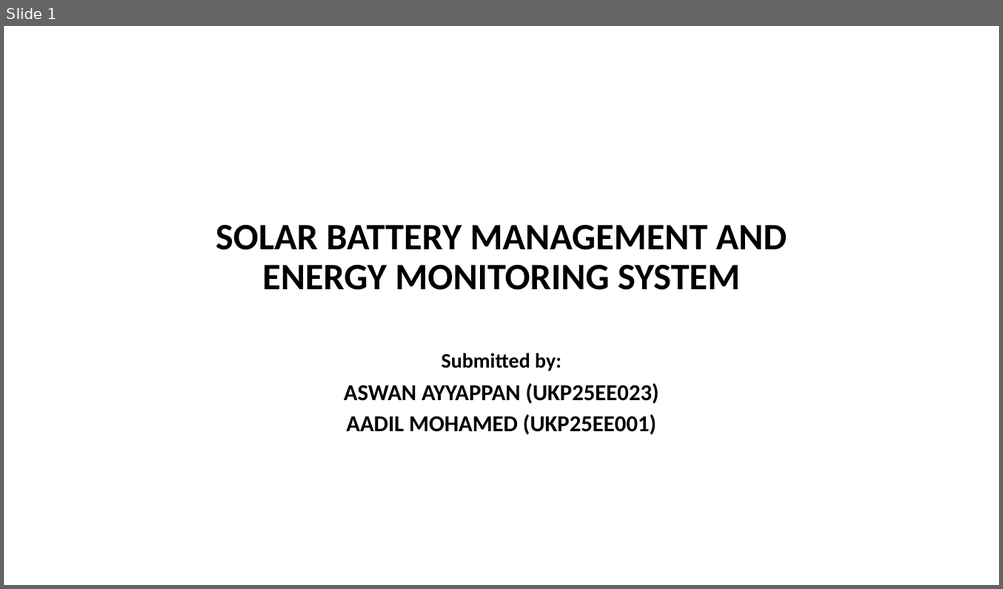
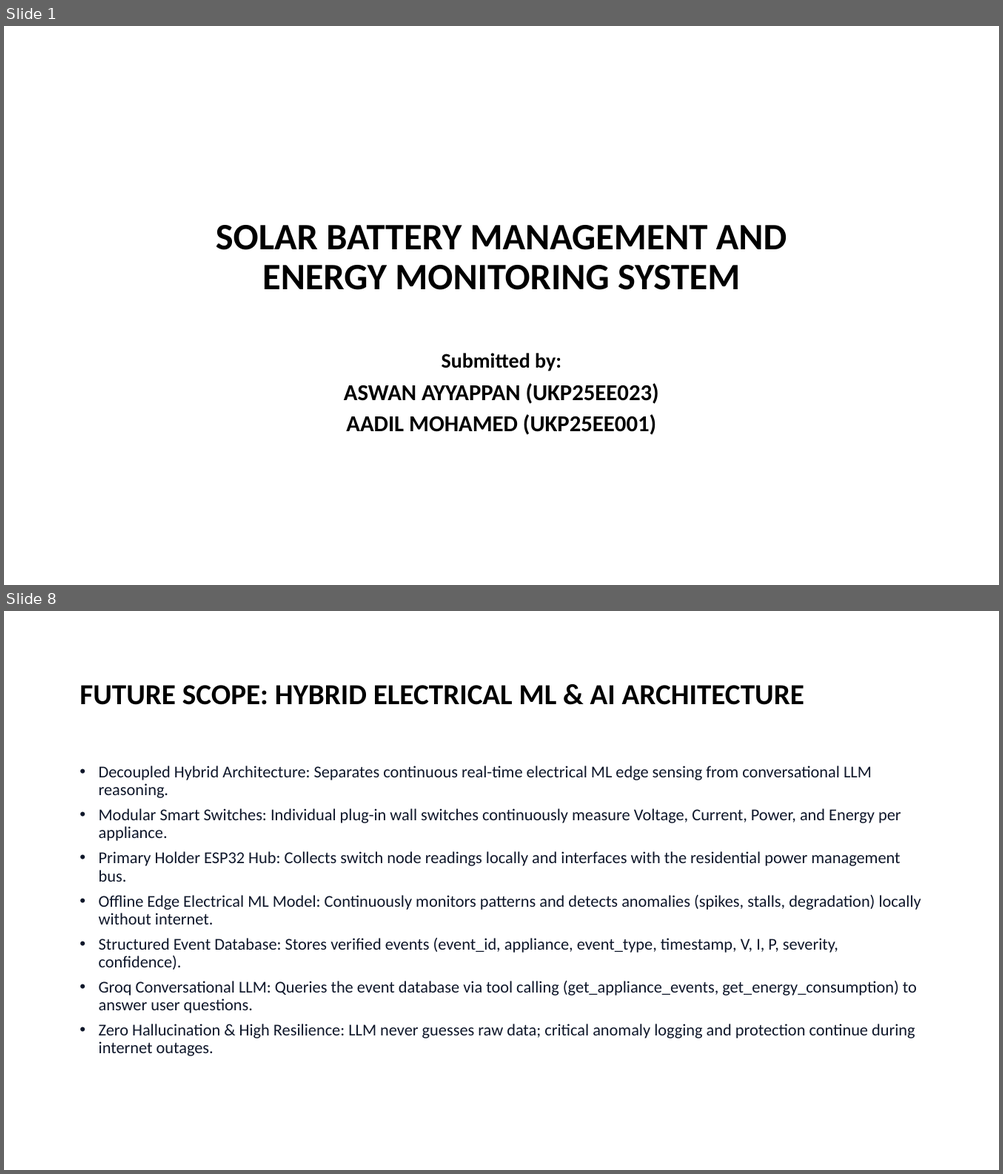
Before and after one commit to aswanayyappan/S3-SKILL-PROJECT, a slide deck: public/S-3_IOT_Presentation.pptx. Shown one above the other, each under a label of ours: slide 1 before the commit, slides 1 and 8 after it; the slides between them are not shown. The pictures are 1003x589 and 1003x1174 pixels, drawn with LibreOffice and Linux fonts; fonts in the diff are those of the drawing. Boxes give left, top, right and bottom in pixels: in the first picture for what was removed or moved away, otherwise in the second. Text is boxed around its words. In the diff, an @@ line names an element or a change of style, - is before the commit and + after.

Commit message:
feat: expand presentation to 10 slides with Future Scope Hybrid AI and Modular Switch System circuit schematic

```diff
--- a/public/S-3_IOT_Presentation.pptx
+++ b/public/S-3_IOT_Presentation.pptx
@@ slide 8 added at <box>4,611,999,1170</box>, background #FFFFFF @@
@@ title added at <box>79,685,804,705</box>, 28 pt, text #000000, bold @@
+FUTURE SCOPE: HYBRID ELECTRICAL ML & AI ARCHITECTURE
@@ text added at <box>99,766,921,1056</box>, 16 pt, text #0F172A @@
+• Decoupled Hybrid Architecture: Separates continuous real-time electrical ML edge sensing from conversational LLM reasoning.
+• Modular Smart Switches: Individual plug-in wall switches continuously measure Voltage, Current, Power, and Energy per appliance.
+• Primary Holder ESP32 Hub: Collects switch node readings locally and interfaces with the residential power management bus.
+• Offline Edge Electrical ML Model: Continuously monitors patterns and detects anomalies (spikes, stalls, degradation) locally without internet.
+• Structured Event Database: Stores verified events (event_id, appliance, event_type, timestamp, V, I, P, severity, confidence).
+• Groq Conversational LLM: Queries the event database via tool calling (get_appliance_events, get_energy_consumption) to answer user questions.
+• Zero Hallucination & High Resilience: LLM never guesses raw data; critical anomaly logging and protection continue during internet outages.
```
Also in this commit, not shown: 5 slides changed, 2 other slides added, 1 slide removed, 12 other files.
